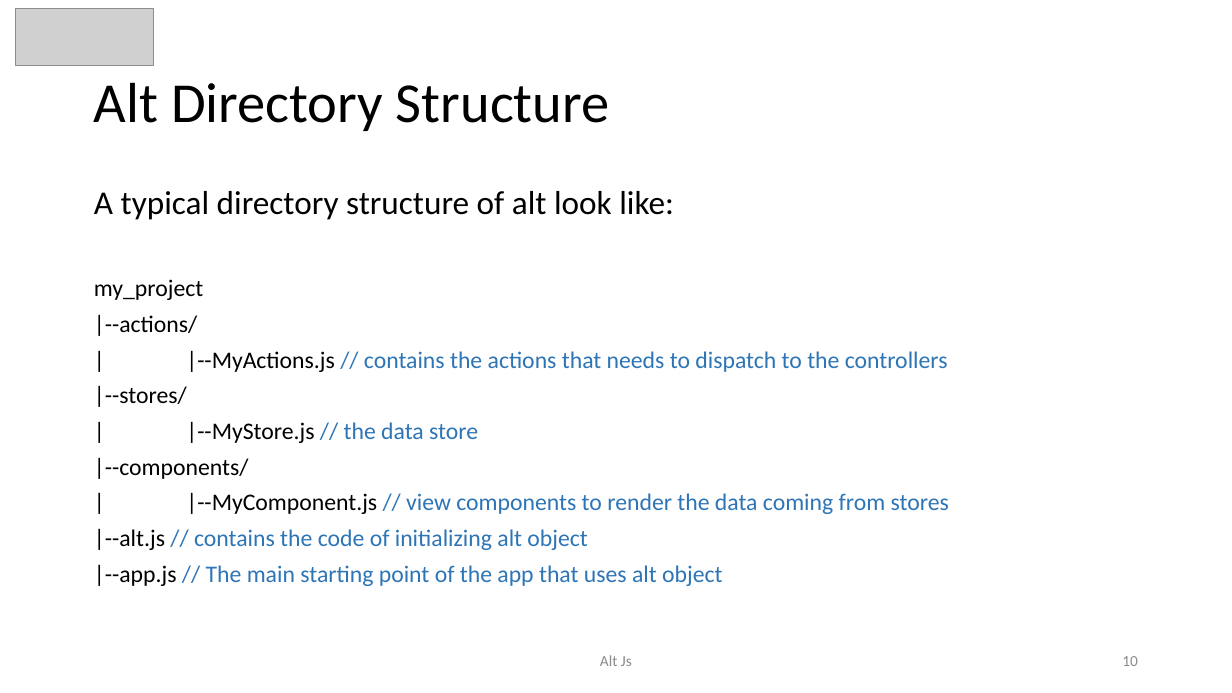
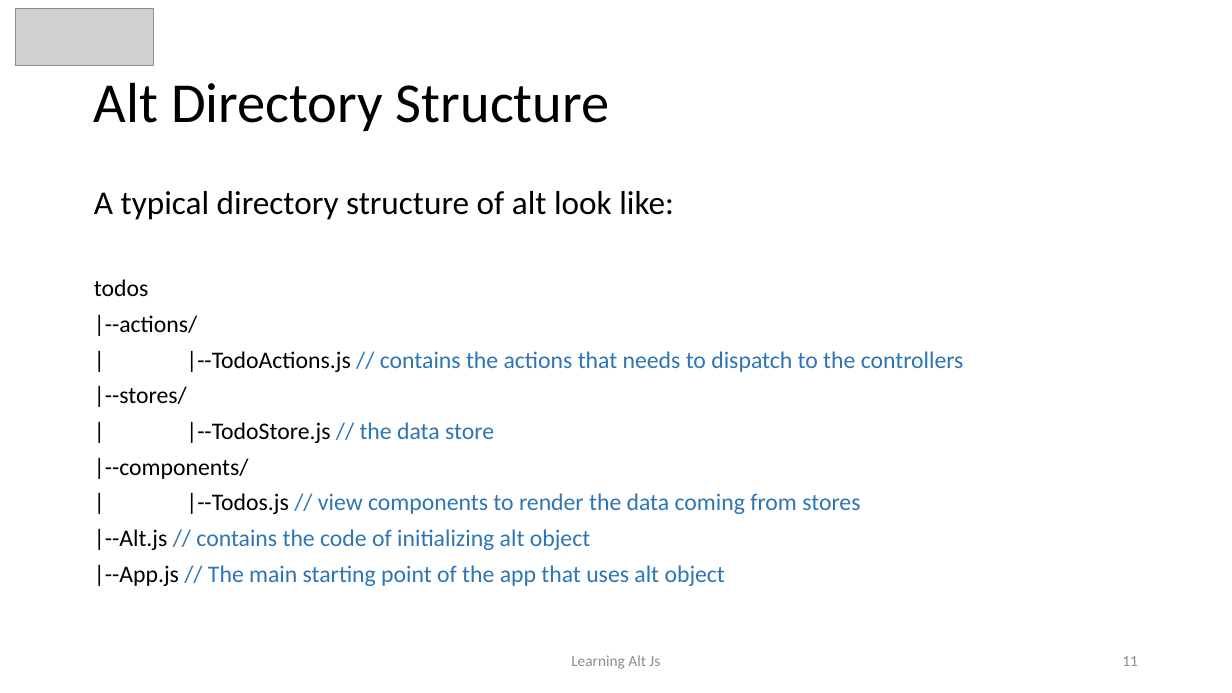
Before and after one commit to awahab29/samplealt, a slide deck: slide 11 of React.pptx (slide 10 before the commit). Drawn at 1232x693 pixels with LibreOffice and Linux fonts; fonts in the diff are those of the drawing; grey boxes stand for pictures. Boxes give left, top, right and bottom in pixels: in the first picture for what was removed or moved away, otherwise in the second. Text is boxed around its words. In the diff, an @@ line names an element or a change of style, - is before the commit and + after.

Commit message:
ppt modified

```diff
--- a/React.pptx
+++ b/React.pptx
@@ text at bbox=[94, 279, 148, 296]: text changed @@
-my_project
+todos
@@ text at bbox=[186, 350, 964, 372]: text changed @@
-| |--MyActions.js // contains the actions that needs to dispatch to the controllers
+| |--TodoActions.js // contains the actions that needs to dispatch to the controllers
@@ text at bbox=[186, 421, 494, 443]: text changed @@
-| |--MyStore.js // the data store
+| |--TodoStore.js // the data store
@@ text at bbox=[94, 492, 860, 586]: text changed @@
-| |--MyComponent.js // view components to render the data coming from stores
-|--alt.js // contains the code of initializing alt object
-|--app.js // The main starting point of the app that uses alt object
+| |--Todos.js // view components to render the data coming from stores
+|--Alt.js // contains the code of initializing alt object
+|--App.js // The main starting point of the app that uses alt object
@@ text at bbox=[571, 655, 660, 669]: text changed @@
-Alt Js
+Learning Alt Js
@@ page number at bbox=[1122, 656, 1138, 666]: text changed @@
-10
+11
```
Also in this commit, not shown: 16 other slides changed, 6 slides added, 1 slide removed, 1 other file.
